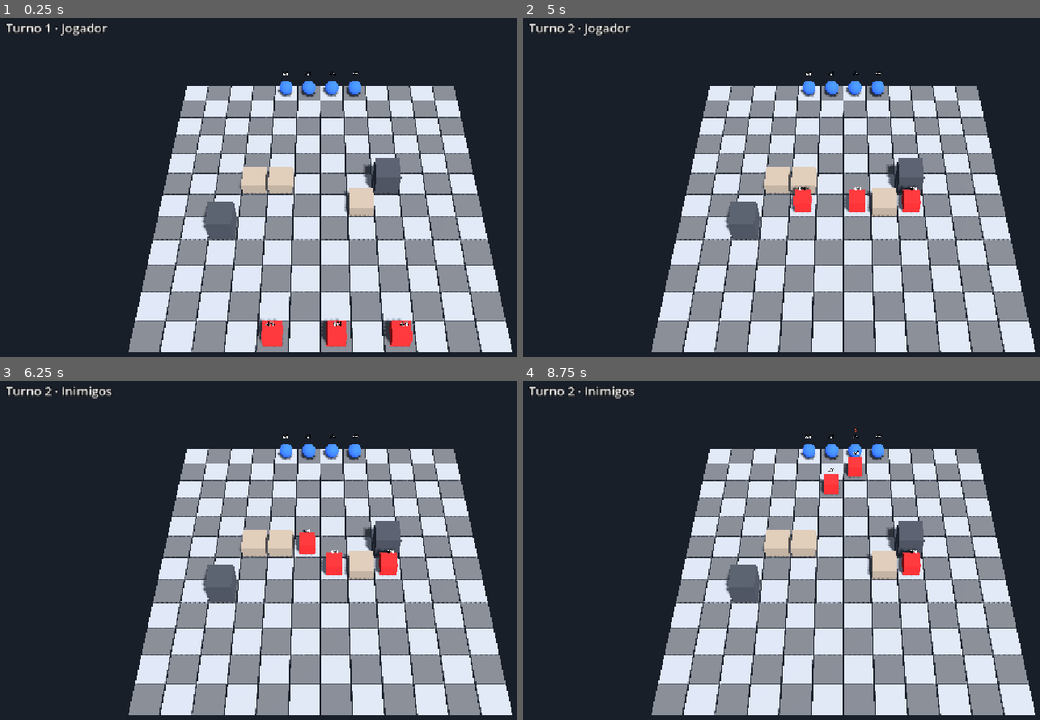
Above: before the commit, frames 1-4 (two rows, left to right).
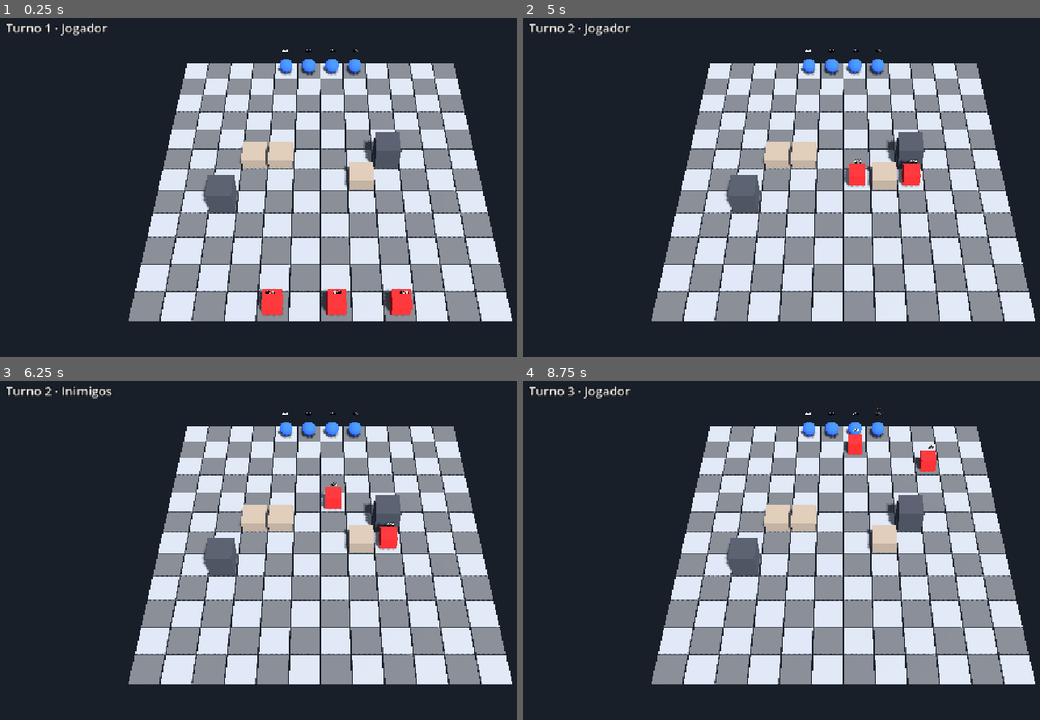
Above: after the commit, the same moments.

Repository: lcf-fernandes/codeName_Phantom1
Game: Godot game, scene res://scenes/tactical/maps/test_level.tscn
Two runs of this game, one before a commit and one after it. Both use one fixed random seed, a clock stepped at 60 frames per second and the inputs below.
Inputs (mouse positions are in pixels of both pictures, inside the frame that each line leads up to):
- Up to frame 1 (0.25 s): no input
- Up to frame 2 (5 s): tap Enter at 0.5 s; move the mouse to (988, 177) at 0.52 s; tap 1 at 0.6, 2.3, 2.85, 4.55 s; click (988, 177) at 0.67 s; tap K at 0.8, 1.35, 3.05, 3.6 s; move the mouse to (714, 211) at 1.27 s; click (714, 211) at 1.42 s; tap L at 1.55, 2.1, 3.8, 4.35 s; tap Space at 2 s; move the mouse to (905, 112) at 2.02 s; click (905, 112) at 2.17 s; move the mouse to (812, 268) at 2.77 s; click (812, 268) at 2.92 s; move the mouse to (1039, 248) at 3.52 s; click (1039, 248) at 3.67 s; move the mouse to (647, 140) at 4.27 s; click (647, 140) at 4.42 s
- Up to frame 3 (6.25 s): move the mouse to (351, 557) at 5.02 s; tap R at 5.1 s; click (351, 557) at 5.17 s; tap K at 5.3 s; tap Enter at 5.75, 5.85 s; move the mouse to (222, 465) at 5.77 s; click (222, 465) at 5.92 s; tap L at 6.05 s
- Up to frame 4 (8.75 s): move the mouse to (988, 540) at 6.52 s; tap Keypad Enter at 6.6 s; click (988, 540) at 6.67 s; tap 1 at 6.8, 7.35 s; tap Space at 7.25 s; move the mouse to (714, 574) at 7.27 s; click (714, 574) at 7.42 s; tap K at 7.55, 8.1 s; move the mouse to (905, 475) at 8.02 s; click (905, 475) at 8.17 s; tap L at 8.3 s

The runs differ from the first frame. In frame 1, 48% of the frame differs, in the area x 24-100%, y 9-99%; in frame 2, 49%; in frame 3, 49%; in frame 4, 49%, in the area x 8-100%, y 1-99%.

Commit message:
Barra de acoes e ajuste da camera

Diff:
--- a/scenes/tactical/maps/test_level.tscn
+++ b/scenes/tactical/maps/test_level.tscn
@@ -17,6 +17,7 @@
 [ext_resource type="Script" uid="uid://ci0vot1vd8ekb" path="res://scripts/tactical/combat/attack_controller.gd" id="15_j0apw"]
 [ext_resource type="Script" uid="uid://dgtf6m6xtvhrw" path="res://scripts/ai/enemy_ai.gd" id="16_vrssf"]
 [ext_resource type="Script" uid="uid://c3emyrn56kbfs" path="res://scripts/tactical/mission_controller.gd" id="17_u1b1f"]
+[ext_resource type="Script" uid="uid://xvmcfewft3c" path="res://scripts/ui/action_bar.gd" id="18_4bb7x"]
 
 [node name="TestLevel" type="Node3D" unique_id=238378437]
 
@@ -25,6 +26,7 @@
 
 [node name="Camera" type="Camera3D" parent="." unique_id=1481658930]
 transform = Transform3D(1, 0, 0, 0, 0.57357645, 0.81915206, 0, -0.81915206, 0.57357645, 0, 31.13, 21.8)
+v_offset = -1.92
 current = true
 fov = 40.0
 
@@ -80,3 +82,6 @@
 [node name="MissionController" type="Node" parent="." unique_id=1491075095]
 process_mode = 3
 script = ExtResource("17_u1b1f")
+
+[node name="ActionBar" type="CanvasLayer" parent="." unique_id=659244606]
+script = ExtResource("18_4bb7x")
--- /dev/null
+++ b/scripts/ui/action_bar.gd
@@ -0,0 +1,168 @@
+class_name ActionBar
+extends CanvasLayer
+## Barra de ações no rodapé, montada em código: nome do soldado selecionado e os botões
+## Atacar [1], Defender [2] e Vigilância [3]. Por enquanto "Atacar" só imprime uma mensagem;
+## "Defender" e "Vigilância" ainda não existem.
+
+const UNITS_GROUP: StringName = &"units"
+
+## Caminho até o SelectionController (soldado selecionado).
+@export var selection_controller_path: NodePath = ^"../SelectionController"
+## Caminho até o TurnManager (de quem é a vez).
+@export var turn_manager_path: NodePath = ^"../TurnManager"
+## Caminho até o AttackController (custo de PA do ataque).
+@export var attack_controller_path: NodePath = ^"../AttackController"
+## Caminho até o CombatCalc (distância entre células).
+@export var combat_calc_path: NodePath = ^"../CombatCalc"
+## Distância da barra até a borda de baixo da tela, em pixels.
+@export var bottom_margin: int = 16
+## Tamanho da fonte do nome do soldado.
+@export var name_font_size: int = 30
+
+var _selection: SelectionController
+var _turn_manager: TurnManager
+var _attack: AttackController
+var _combat_calc: CombatCalc
+
+var _bar: PanelContainer
+var _name_label: Label
+var _attack_button: Button
+
+
+func _ready() -> void:
+	# Continua rodando com o jogo pausado: ao fim da missão a barra precisa se esconder.
+	process_mode = Node.PROCESS_MODE_ALWAYS
+	layer = 5
+
+	_selection = get_node(selection_controller_path) as SelectionController
+	_turn_manager = get_node(turn_manager_path) as TurnManager
+	_attack = get_node(attack_controller_path) as AttackController
+	_combat_calc = get_node(combat_calc_path) as CombatCalc
+	assert(_selection != null, "ActionBar: selection_controller_path não aponta para um SelectionController.")
+	assert(_turn_manager != null, "ActionBar: turn_manager_path não aponta para um TurnManager.")
+	assert(_attack != null, "ActionBar: attack_controller_path não aponta para um AttackController.")
+	assert(_combat_calc != null, "ActionBar: combat_calc_path não aponta para um CombatCalc.")
+
+	_build_ui()
+	_refresh()
+
+
+func _process(_delta: float) -> void:
+	_refresh()
+
+
+# A tecla 1 faz o mesmo que o botão Atacar, se a barra estiver visível e o botão habilitado.
+func _unhandled_input(event: InputEvent) -> void:
+	var key_event: InputEventKey = event as InputEventKey
+	if key_event == null or not key_event.pressed or key_event.echo:
+		return
+	if key_event.keycode != KEY_1 and key_event.keycode != KEY_KP_1:
+		return
+	if not _bar.visible or _attack_button.disabled:
+		return
+	_on_attack_pressed()
+	get_viewport().set_input_as_handled()
+
+
+func _build_ui() -> void:
+	# Barra ancorada no centro, embaixo; cresce para cima e para os lados conforme o conteúdo.
+	_bar = PanelContainer.new()
+	_bar.name = "Bar"
+	_bar.anchor_left = 0.5
+	_bar.anchor_right = 0.5
+	_bar.anchor_top = 1.0
+	_bar.anchor_bottom = 1.0
+	_bar.offset_bottom = -bottom_margin
+	_bar.grow_horizontal = Control.GROW_DIRECTION_BOTH
+	_bar.grow_vertical = Control.GROW_DIRECTION_BEGIN
+
+	var style: StyleBoxFlat = StyleBoxFlat.new()
+	style.bg_color = Color(0.05, 0.06, 0.09, 0.8)
+	style.content_margin_left = 20.0
+	style.content_margin_right = 20.0
+	style.content_margin_top = 12.0
+	style.content_margin_bottom = 12.0
+	_bar.add_theme_stylebox_override("panel", style)
+	add_child(_bar)
+
+	var row: HBoxContainer = HBoxContainer.new()
+	row.add_theme_constant_override("separation", 32)
+	_bar.add_child(row)
+
+	# À esquerda: o nome do soldado selecionado.
+	_name_label = Label.new()
+	_name_label.name = "SoldierName"
+	_name_label.custom_minimum_size = Vector2(230.0, 0.0)
+	_name_label.vertical_alignment = VERTICAL_ALIGNMENT_CENTER
+	_name_label.add_theme_font_size_override("font_size", name_font_size)
+	row.add_child(_name_label)
+
+	# Ao centro: os três botões.
+	var buttons: HBoxContainer = HBoxContainer.new()
+	buttons.add_theme_constant_override("separation", 12)
+	row.add_child(buttons)
+
+	_attack_button = _make_button("Atacar [1]", buttons)
+	_attack_button.name = "AttackButton"
+	_attack_button.pressed.connect(_on_attack_pressed)
+
+	var defend_button: Button = _make_button("Defender [2]", buttons)
+	defend_button.name = "DefendButton"
+	defend_button.disabled = true
+	defend_button.tooltip_text = "Em breve"
+
+	var overwatch_button: Button = _make_button("Vigilância [3]", buttons)
+	overwatch_button.name = "OverwatchButton"
+	overwatch_button.disabled = true
+	overwatch_button.tooltip_text = "Em breve"
+
+
+# Sem foco: Enter e Espaço não podem "apertar" um botão (o Enter encerra o turno).
+func _make_button(label_text: String, parent: Control) -> Button:
+	var button: Button = Button.new()
+	button.text = label_text
+	button.custom_minimum_size = Vector2(160.0, 54.0)
+	button.focus_mode = Control.FOCUS_NONE
+	button.add_theme_font_size_override("font_size", 20)
+	parent.add_child(button)
+	return button
+
+
+# Visível só com soldado selecionado, no turno do jogador, sem unidade em movimento e com a
+# missão em andamento (o fim da missão pausa o jogo).
+func _refresh() -> void:
+	var soldier: Unit = _selection.selected_unit
+	var show_bar: bool = soldier != null and is_instance_valid(soldier) \
+			and _turn_manager.side == TurnManager.TurnSide.PLAYER \
+			and not _is_any_unit_moving() and not get_tree().paused
+	_bar.visible = show_bar
+	if not show_bar:
+		return
+
+	_name_label.text = soldier.unit_name
+	_attack_button.disabled = not _can_attack(soldier)
+
+
+# Há PA suficiente para atacar e pelo menos um inimigo vivo ao alcance do soldado.
+func _can_attack(soldier: Unit) -> bool:
+	if soldier.action_points < _attack.attack_cost:
+		return false
+	for node: Node in get_tree().get_nodes_in_group(UNITS_GROUP):
+		var unit: Unit = node as Unit
+		if unit == null or unit.team != Unit.Team.ENEMY or unit.hp <= 0:
+			continue
+		if _combat_calc.get_distance(soldier.cell, unit.cell) <= soldier.attack_range:
+			return true
+	return false
+
+
+func _on_attack_pressed() -> void:
+	print("Atacar pressionado")
+
+
+func _is_any_unit_moving() -> bool:
+	for node: Node in get_tree().get_nodes_in_group(UNITS_GROUP):
+		var unit: Unit = node as Unit
+		if unit != null and unit.is_moving:
+			return true
+	return false
--- a/scripts/utils/debug_tools.gd
+++ b/scripts/utils/debug_tools.gd
@@ -1,8 +1,8 @@
 class_name DebugTools
 extends Node
 ## Atalhos de teste de vida, dano e morte:
-## F9 = 1 de dano na unidade selecionada; Shift+F9 = 10 de dano nela;
-## F10 = 1 de dano no primeiro inimigo vivo; Shift+F10 = 10 de dano nele.
+## K = 1 de dano na unidade selecionada; Shift+K = 10 de dano nela;
+## L = 1 de dano no primeiro inimigo vivo; Shift+L = 10 de dano nele.
 
 const UNITS_GROUP: StringName = &"units"
 
@@ -27,10 +27,10 @@
 		return
 
 	match key_event.keycode:
-		KEY_F9:
+		KEY_K:
 			var amount: int = 10 if key_event.shift_pressed else 1
 			_damage(_selection.selected_unit, amount)
-		KEY_F10:
+		KEY_L:
 			var enemy_amount: int = 10 if key_event.shift_pressed else 1
 			_damage(_first_living_enemy(), enemy_amount)
 
Not shown, changed: addons/godot_mcp/cache/undo/stack.json
Not shown, added: scripts/ui/action_bar.gd.uid
